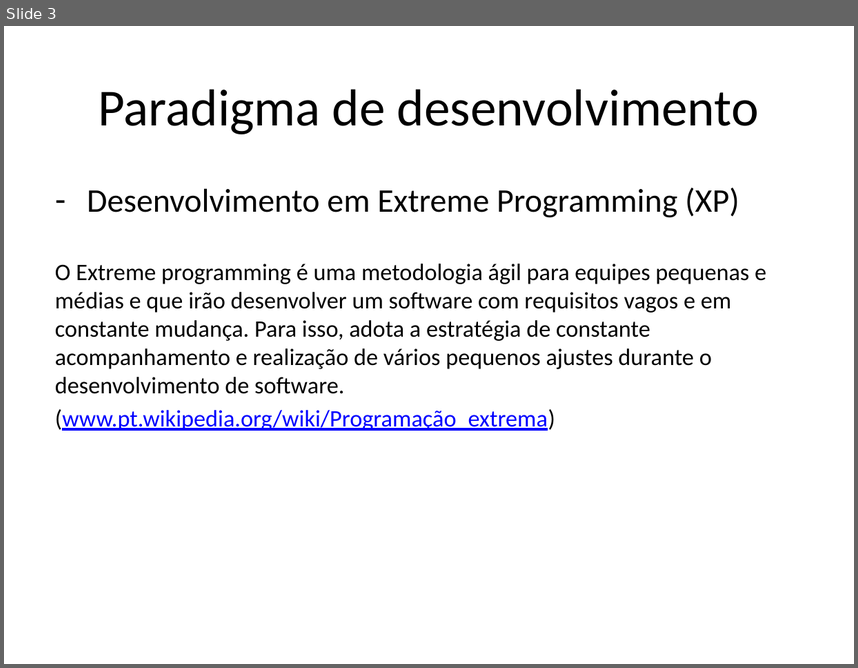
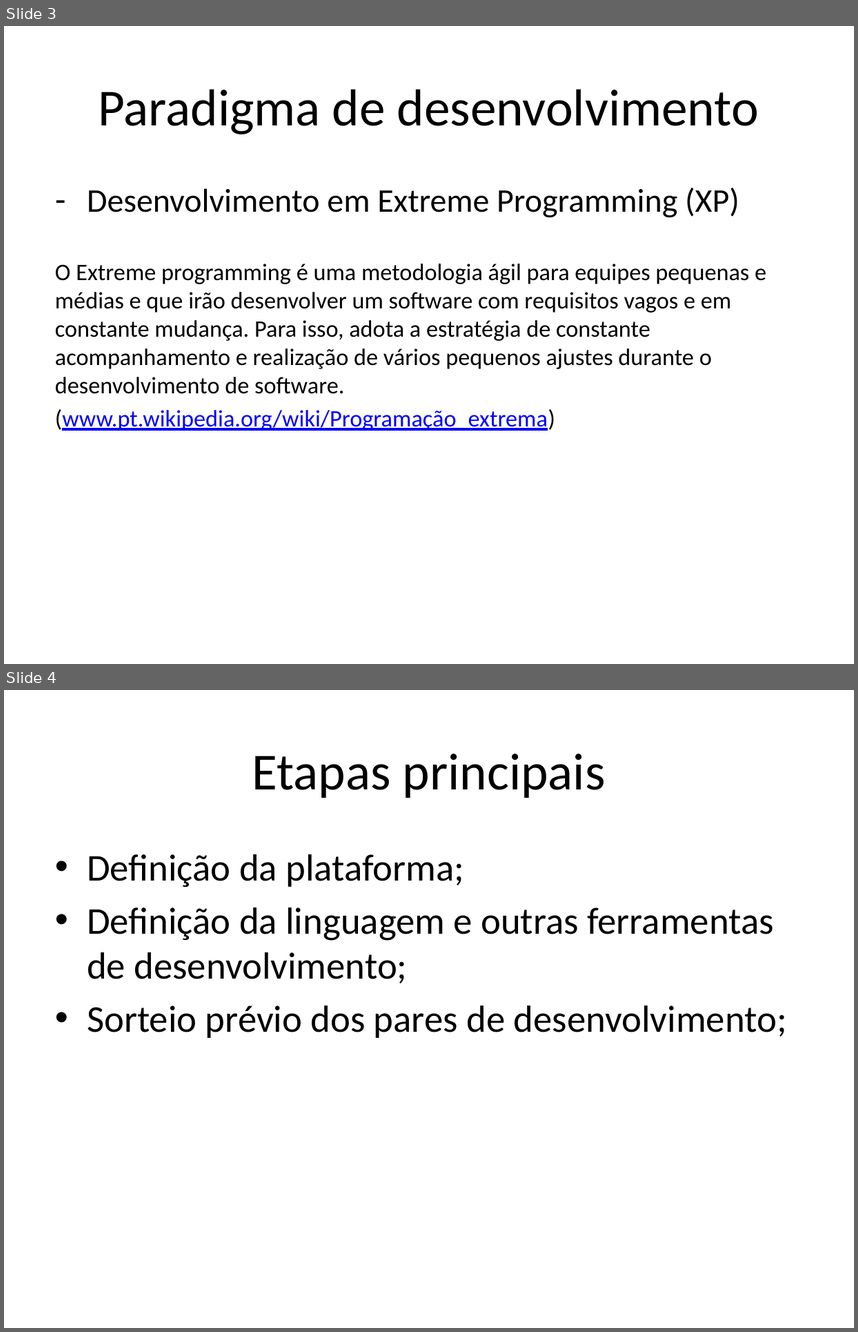
Before and after one commit to guglinski/bolsistas, a slide deck: Atividade 3 - bolsistas/Eng Software - 3 - apresentação.pptx. Shown one above the other, each under a label of ours: slide 3 before the commit, slides 3 and 4 after it. The pictures are 858x668 and 858x1332 pixels, drawn with LibreOffice and Linux fonts; fonts in the diff are those of the drawing. Boxes give left, top, right and bottom in pixels: in the first picture for what was removed or moved away, otherwise in the second. Text is boxed around its words. In the diff, an @@ line names an element or a change of style, - is before the commit and + after.

Commit message:
Mesmo - 21:10

```diff
--- a/Atividade 3 - bolsistas/Eng Software - 3 - apresentação.pptx
+++ b/Atividade 3 - bolsistas/Eng Software - 3 - apresentação.pptx
@@ slide 4 added at box(4, 690, 854, 1328), background #FFFFFF @@
@@ title added at box(252, 753, 606, 798), 44 pt, text #000000 @@
+Etapas principais
@@ text added at box(87, 854, 787, 1038), 32 pt, text #000000 @@
+• Definição da plataforma;
+• Definição da linguagem e outras ferramentas de desenvolvimento;
+• Sorteio prévio dos pares de desenvolvimento;
```
